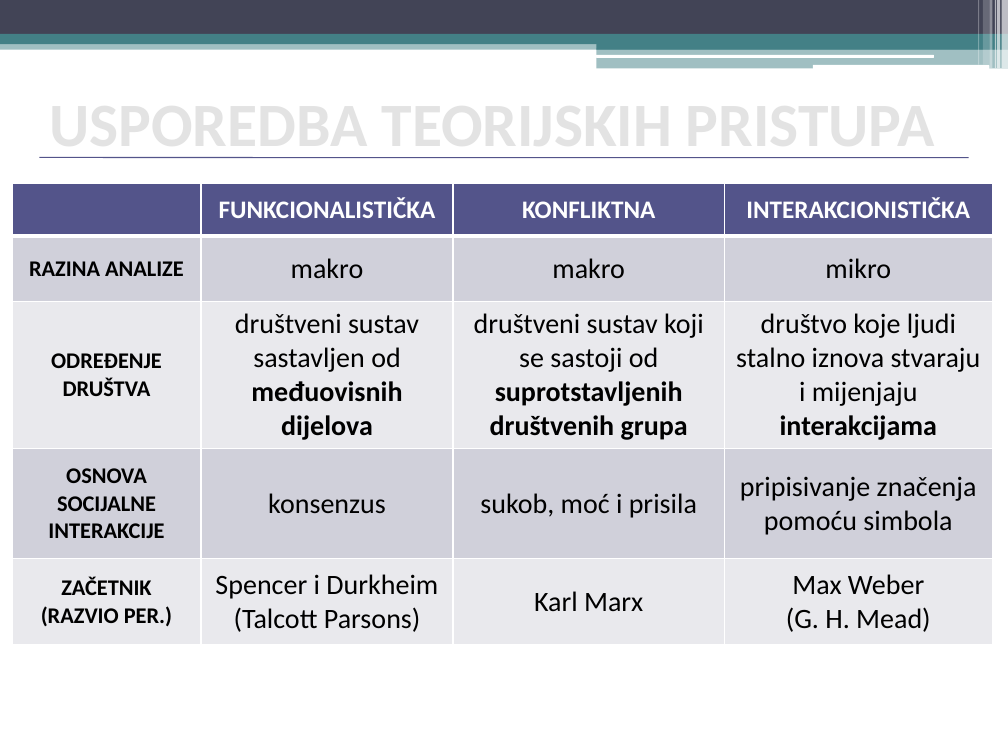
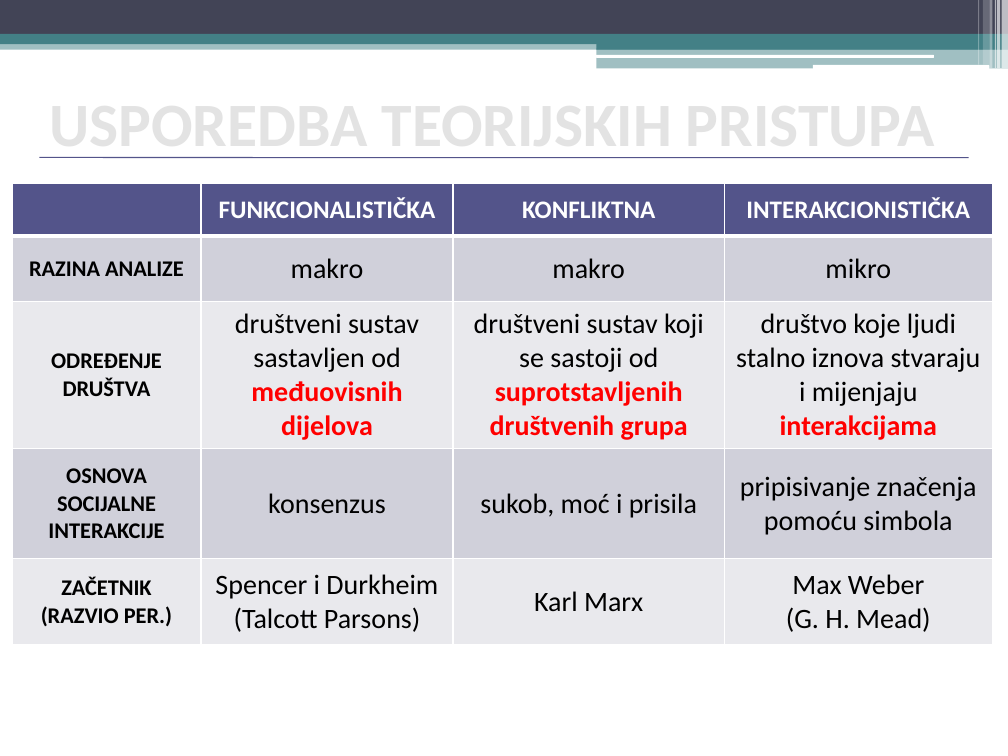
Before and after one commit to srednja-skola/sociologija, a slide deck: slide 8 of data/pptx/003_7_Teorijske_perspektive_u_sociologiji.pptx. Drawn at 1008x756 pixels with LibreOffice and Linux fonts; fonts in the diff are those of the drawing. Boxes give left, top, right and bottom in pixels: in the first picture for what was removed or moved away, otherwise in the second. Text is boxed around its words. In the diff, an @@ line names an element or a change of style, - is before the commit and + after.

```diff
--- a/data/pptx/003_7_Teorijske_perspektive_u_sociologiji.pptx
+++ b/data/pptx/003_7_Teorijske_perspektive_u_sociologiji.pptx
@@ table at box(12, 183, 992, 643) @@
@@ text colour #000000 to #FF0000 in "međuovisnih dijelova", "suprotstavljenih", "društvenih grupa", "interakcijama" @@
```
Also in this commit, not shown: 5 other slides changed, 2 other files.
